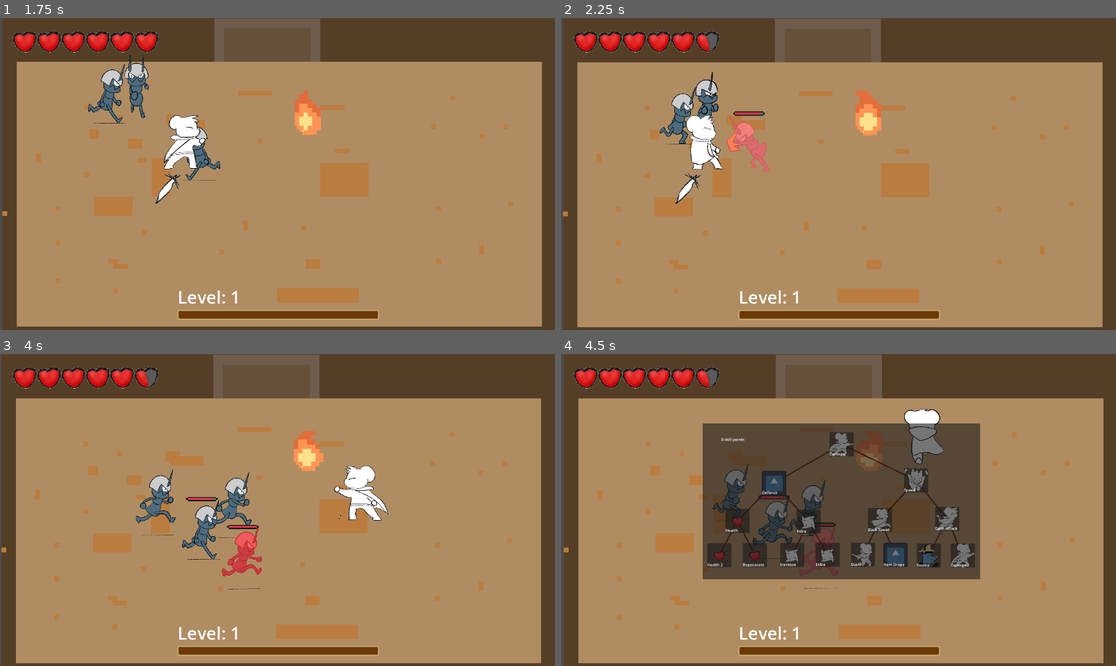
Above: before the commit, frames 1-4 (two rows, left to right).
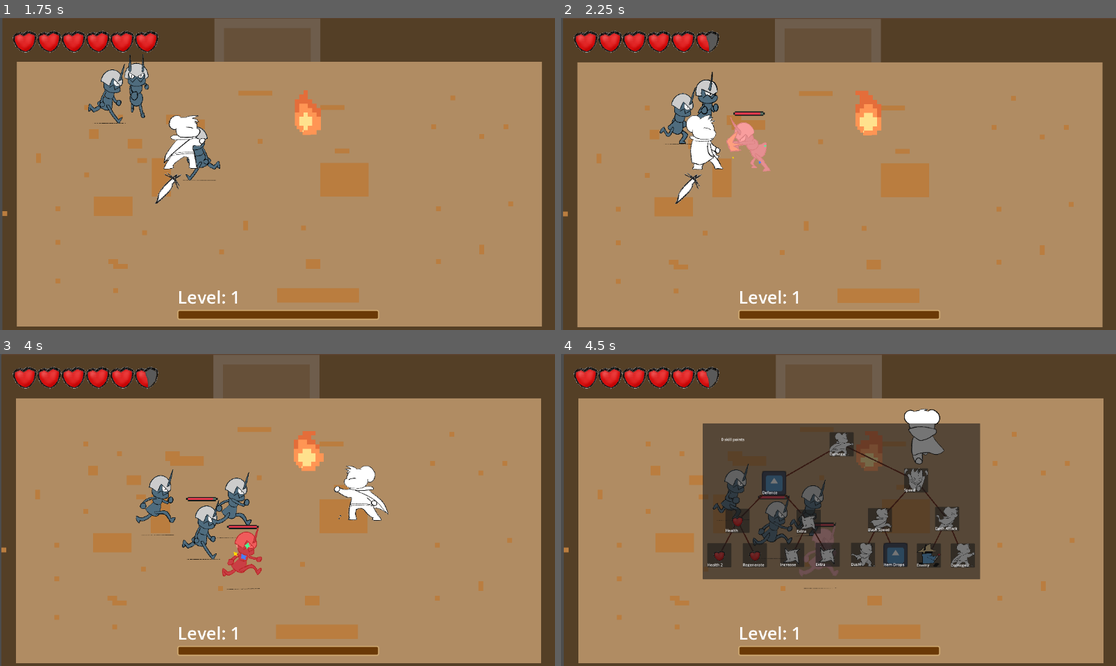
Above: after the commit, the same moments.

Repository: bcorrigall/ratknight
Game: Godot game, scene res://main_menu.tscn
Two runs of this game, one before a commit and one after it. Both use one fixed random seed, a clock stepped at 60 frames per second and the inputs below. The engine's default icon, where the game draws it, is replaced by a stand-in: a white triangle on a blue panel in a dark square.
Inputs (mouse positions are in pixels of both pictures, inside the frame that each line leads up to):
- Up to frame 1 (1.75 s): click "Start" at 0.5 s; move the mouse to (399, 158) at 1.27 s; hold Right (move_right) from 1.28 s (still down); hold J (attack_light) from 1.28 s (still down)
- Up to frame 2 (2.25 s): move the mouse to (727, 189) at 2.02 s; release Right (move_right) at 2.03 s; release J (attack_light) at 2.03 s; hold S (move_down) from 2.03 s (still down); tap K (attack_spin) at 2.1 s
- Up to frame 3 (4 s): move the mouse to (333, 441) at 2.77 s; release S (move_down) at 2.78 s; hold Right (move_right) 2.78-3.53 s; hold Shift (dash) 2.78-3.53 s; move the mouse to (249, 572) at 3.52 s; hold Up (move_up) from 3.53 s (still down); click (249, 572) at 3.6 s
- Up to frame 4 (4.5 s): move the mouse to (1005, 556) at 4.27 s; release Up (move_up) at 4.28 s; hold A (move_left) from 4.28 s (still down); hold L (level) from 4.28 s (still down)

Frame 1 is identical in both runs. In frame 2, 0.5% of the frame differs, in the area x 29-38%, y 31-50%; in frame 3, less than 0.1%; in frame 4, 0.2%.

Commit message:
hit effect

Diff:
--- a/enemy.gd
+++ b/enemy.gd
@@ -102,6 +102,7 @@
 			dropitem=true
 
 	movineAnimation.visible=false
+	effects.pause()
 	deathAnimation.visible = true
 	HPbar.visible=false
 	coli.disabled=true
--- a/enemy.tscn
+++ b/enemy.tscn
@@ -31,6 +31,7 @@
 [ext_resource type="Texture2D" uid="uid://8s0oanf8utab" path="res://assets/enemies/antFighter/move_side/6.png" id="22_egr1b"]
 [ext_resource type="Texture2D" uid="uid://cc8xyl17se1u8" path="res://assets/enemies/antFighter/move_side/7.png" id="23_a8u3r"]
 [ext_resource type="Texture2D" uid="uid://ded4e7gg4lnu7" path="res://assets/enemies/antFighter/move_side/8.png" id="24_fxfxy"]
+[ext_resource type="Texture2D" uid="uid://crp0jtnqjxckk" path="res://assets/FX/Hit_Effect.png" id="32_2bctd"]
 [ext_resource type="Script" path="res://AnimatedSprite2D.gd" id="32_d6bso"]
 [ext_resource type="Script" path="res://death.gd" id="33_u675q"]
 [ext_resource type="Texture2D" uid="uid://c3nx1phybkg8t" path="res://assets/GUI/LifeBarMiniUnder.png" id="34_xkxbr"]
@@ -184,6 +185,30 @@
 "update": 0,
 "values": [Color(1, 0, 0, 0)]
 }
+tracks/1/type = "value"
+tracks/1/imported = false
+tracks/1/enabled = true
+tracks/1/path = NodePath("hiteffect:frame")
+tracks/1/interp = 1
+tracks/1/loop_wrap = true
+tracks/1/keys = {
+"times": PackedFloat32Array(0),
+"transitions": PackedFloat32Array(1),
+"update": 1,
+"values": [0]
+}
+tracks/2/type = "value"
+tracks/2/imported = false
+tracks/2/enabled = true
+tracks/2/path = NodePath("hiteffect:visible")
+tracks/2/interp = 1
+tracks/2/loop_wrap = true
+tracks/2/keys = {
+"times": PackedFloat32Array(0),
+"transitions": PackedFloat32Array(1),
+"update": 1,
+"values": [false]
+}
 
 [sub_resource type="Animation" id="Animation_xha0f"]
 resource_name = "death"
@@ -191,8 +216,9 @@
 
 [sub_resource type="Animation" id="Animation_1qevy"]
 resource_name = "gethurt"
-length = 0.4
+length = 0.2
 loop_mode = 1
+step = 0.02
 tracks/0/type = "value"
 tracks/0/imported = false
 tracks/0/enabled = true
@@ -205,6 +231,30 @@
 "update": 0,
 "values": [Color(1, 0, 0, 0.639216), Color(1, 1, 1, 1)]
 }
+tracks/1/type = "value"
+tracks/1/imported = false
+tracks/1/enabled = true
+tracks/1/path = NodePath("hiteffect:frame")
+tracks/1/interp = 1
+tracks/1/loop_wrap = true
+tracks/1/keys = {
+"times": PackedFloat32Array(0, 0.02, 0.04, 0.06, 0.08),
+"transitions": PackedFloat32Array(1, 1, 1, 1, 1),
+"update": 1,
+"values": [0, 1, 2, 3, 4]
+}
+tracks/2/type = "value"
+tracks/2/imported = false
+tracks/2/enabled = true
+tracks/2/path = NodePath("hiteffect:visible")
+tracks/2/interp = 1
+tracks/2/loop_wrap = true
+tracks/2/keys = {
+"times": PackedFloat32Array(0, 0.12),
+"transitions": PackedFloat32Array(1, 1),
+"update": 1,
+"values": [true, false]
+}
 
 [sub_resource type="AnimationLibrary" id="AnimationLibrary_r6nxe"]
 _data = {
@@ -316,7 +366,14 @@
 
 [node name="shakeTimer" type="Timer" parent="."]
 
+[node name="hiteffect" type="Sprite2D" parent="."]
+visible = false
+scale = Vector2(0.138, 0.138)
+texture = ExtResource("32_2bctd")
+hframes = 5
+
 [node name="death" type="AnimatedSprite2D" parent="."]
+visible = false
 texture_filter = 3
 sprite_frames = SubResource("SpriteFrames_vg07h")
 frame = 1
@@ -324,6 +381,7 @@
 script = ExtResource("33_u675q")
 
 [node name="HPbar" type="TextureProgressBar" parent="."]
+visible = false
 texture_filter = 3
 offset_left = -31.0
 offset_top = -68.0
--- a/main.tscn
+++ b/main.tscn
@@ -30,6 +30,45 @@
 tile_size = Vector2i(10, 10)
 sources/0 = SubResource("TileSetAtlasSource_hf4va")
 
+[sub_resource type="Animation" id="Animation_qp3jh"]
+length = 0.001
+tracks/0/type = "value"
+tracks/0/imported = false
+tracks/0/enabled = true
+tracks/0/path = NodePath(".:texture")
+tracks/0/interp = 1
+tracks/0/loop_wrap = true
+tracks/0/keys = {
+"times": PackedFloat32Array(0),
+"transitions": PackedFloat32Array(1),
+"update": 1,
+"values": [ExtResource("9_aaiqu")]
+}
+tracks/1/type = "value"
+tracks/1/imported = false
+tracks/1/enabled = true
+tracks/1/path = NodePath(".:self_modulate")
+tracks/1/interp = 1
+tracks/1/loop_wrap = true
+tracks/1/keys = {
+"times": PackedFloat32Array(0),
+"transitions": PackedFloat32Array(1),
+"update": 0,
+"values": [Color(1, 1, 1, 0)]
+}
+tracks/2/type = "value"
+tracks/2/imported = false
+tracks/2/enabled = true
+tracks/2/path = NodePath(".:visible")
+tracks/2/interp = 1
+tracks/2/loop_wrap = true
+tracks/2/keys = {
+"times": PackedFloat32Array(0),
+"transitions": PackedFloat32Array(1),
+"update": 1,
+"values": [true]
+}
+
 [sub_resource type="Animation" id="Animation_x21ry"]
 resource_name = "pow_timer"
 length = 5.0
@@ -56,45 +95,6 @@
 "transitions": PackedFloat32Array(1, 1),
 "update": 0,
 "values": [Color(1, 1, 1, 1), Color(1, 1, 1, 0)]
-}
-tracks/2/type = "value"
-tracks/2/imported = false
-tracks/2/enabled = true
-tracks/2/path = NodePath(".:visible")
-tracks/2/interp = 1
-tracks/2/loop_wrap = true
-tracks/2/keys = {
-"times": PackedFloat32Array(0),
-"transitions": PackedFloat32Array(1),
-"update": 1,
-"values": [true]
-}
-
-[sub_resource type="Animation" id="Animation_qp3jh"]
-length = 0.001
-tracks/0/type = "value"
-tracks/0/imported = false
-tracks/0/enabled = true
-tracks/0/path = NodePath(".:texture")
-tracks/0/interp = 1
-tracks/0/loop_wrap = true
-tracks/0/keys = {
-"times": PackedFloat32Array(0),
-"transitions": PackedFloat32Array(1),
-"update": 1,
-"values": [ExtResource("9_aaiqu")]
-}
-tracks/1/type = "value"
-tracks/1/imported = false
-tracks/1/enabled = true
-tracks/1/path = NodePath(".:self_modulate")
-tracks/1/interp = 1
-tracks/1/loop_wrap = true
-tracks/1/keys = {
-"times": PackedFloat32Array(0),
-"transitions": PackedFloat32Array(1),
-"update": 0,
-"values": [Color(1, 1, 1, 0)]
 }
 tracks/2/type = "value"
 tracks/2/imported = false
Binary file added: assets/FX/Hit_Effect.png
Not shown, added: assets/FX/Hit_Effect.png.import
Not shown: 1 places in enemy.tscn that only renumber resources
Not shown, added: assets/icon/.DS_Store
